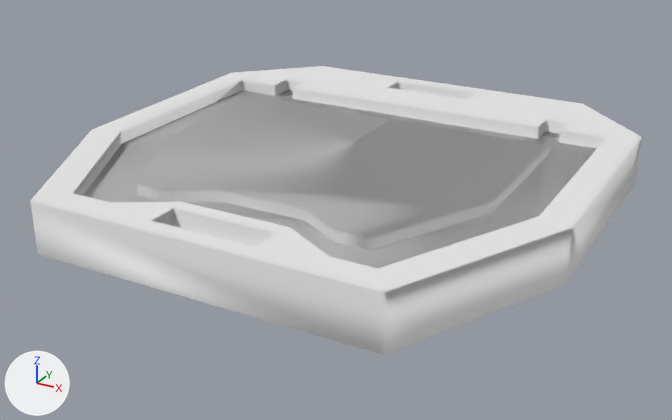
An edit to the OBJ model assets/models/Moonbase/EndCap.obj, drawn before and after from the same camera.
The view is the same before and after, from a 50 mm camera at (-144.6, -65.1, 395.0) aimed at (-176.7, -6.6, 365.7). Lighting does not change. The marker at lower left points along +X, +Y and +Z. The older version comes first. Where no turn or scale is listed for an object, it has been applied to the vertices.

Names of what the first picture shows: 'EndCap'.
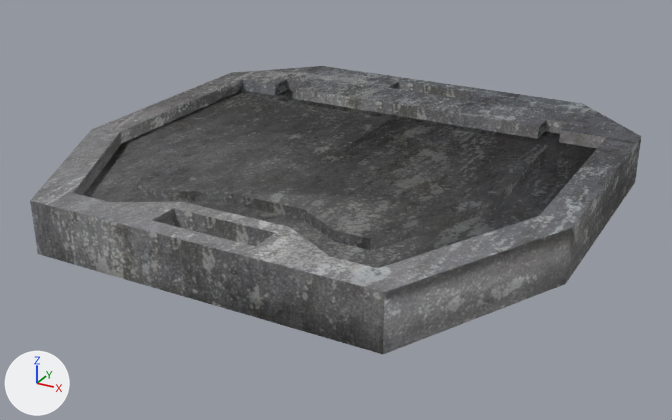
The newer file is also turned or shifted as a whole; pictures and numbers use the older file's frame.

Changed parts and their boxes (x1, y1, x2, y2) in the pictures (672 x 420 px):
'EndCap', surface changed (white to grey)
    both: (30, 66, 641, 354)

Edits to the bpy script that builds the scene:
```text
Add img_metal2_jpg:
    img_metal2_jpg = load_image('metal2.jpg', 'metal2.jpg', 512, 512, 'sRGB')
Change mat_01___default:
    remove mat_01___default.base_color = (0.8, 0.8, 0.8)  # white #e7e7e7
    add mat_01___default.texture = img_metal2_jpg
```
